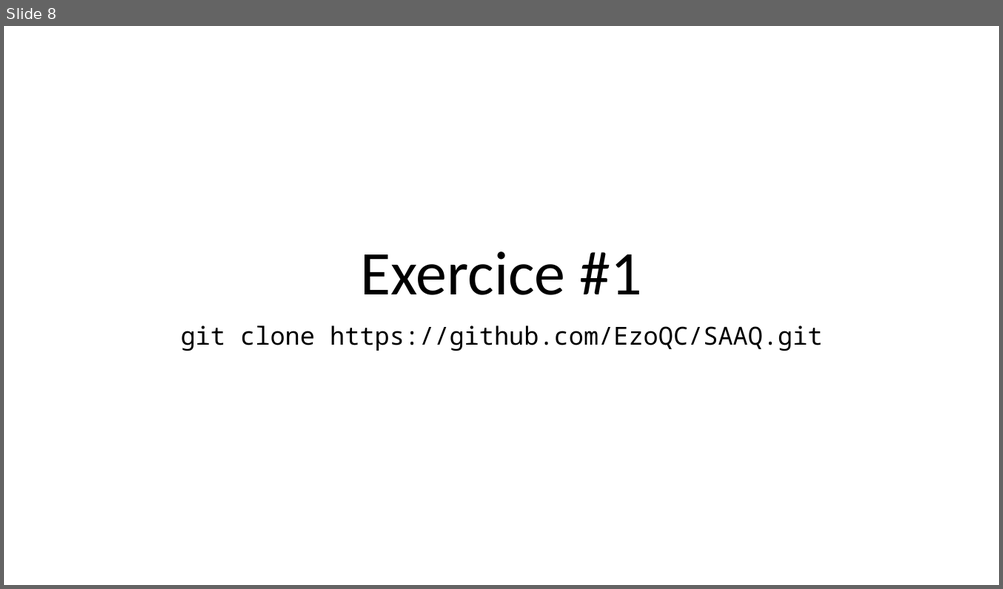
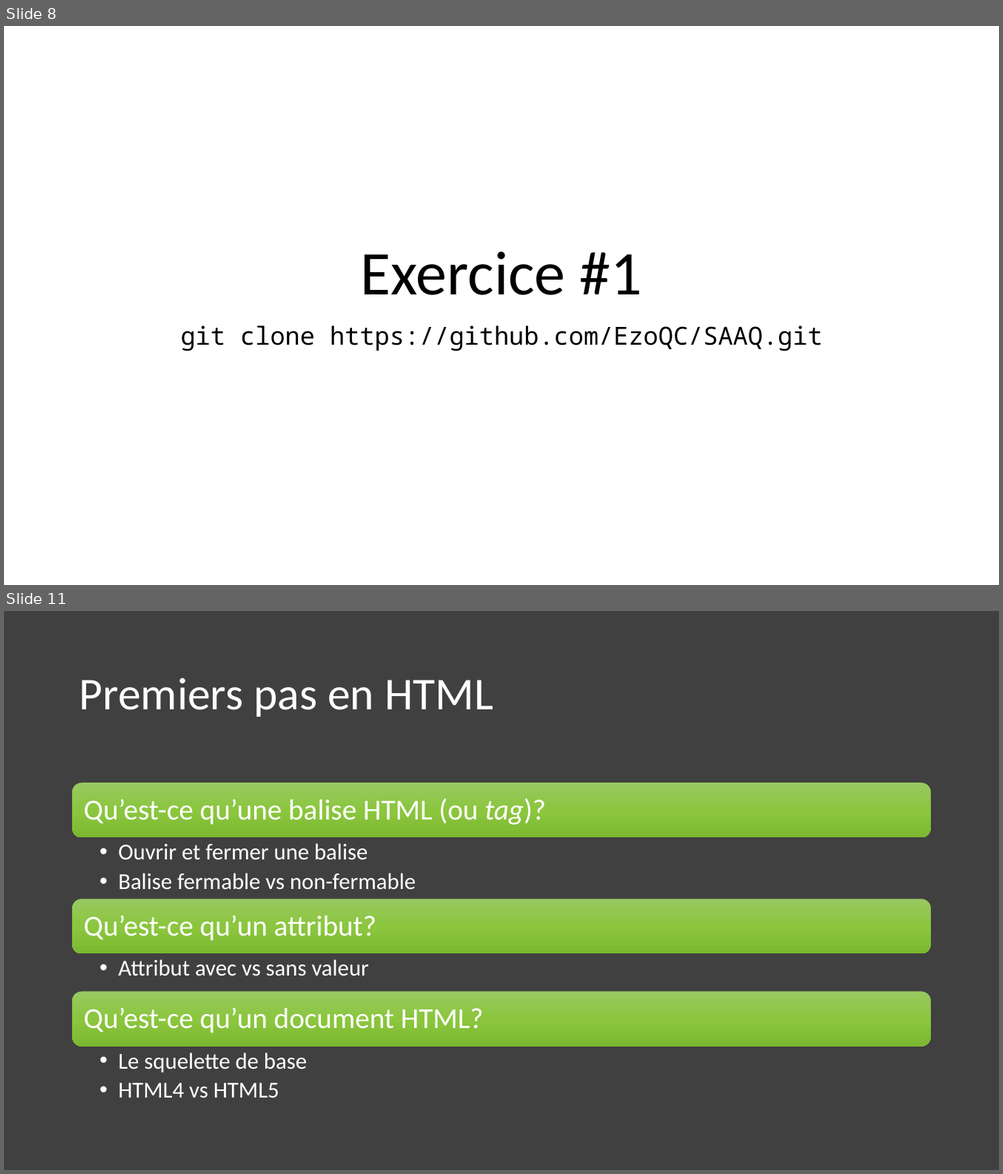
Before and after one commit to fragmatyc/SAAQ, a slide deck: HTML/1. Présentation/Cours HTML - v1.0.pptx. Shown one above the other, each under a label of ours: slide 8 before the commit, slides 8 and 11 after it; the slides between them are not shown. The pictures are 1003x589 and 1003x1174 pixels, drawn with LibreOffice and Linux fonts; fonts in the diff are those of the drawing. Boxes give left, top, right and bottom in pixels: in the first picture for what was removed or moved away, otherwise in the second. Text is boxed around its words. In the diff, an @@ line names an element or a change of style, - is before the commit and + after.

```diff
--- a/HTML/1. Présentation/Cours HTML - v1.0.pptx
+++ b/HTML/1. Présentation/Cours HTML - v1.0.pptx
@@ slide 11 added at (4,611,999,1170), background #404040 @@
@@ title added at (79,678,493,717), 44 pt, text #FFFFFF @@
+Premiers pas en HTML
@@ group added at (73,783,930,1099): 6 texts, 3 rounded rectangles @@
+Qu’est-ce qu’une balise HTML (ou tag)?
+  • Ouvrir et fermer une balise
+  • Balise fermable vs non-fermable
+Qu’est-ce qu’un attribut?
+  • Attribut avec vs sans valeur
+Qu’est-ce qu’un document HTML?
+  • Le squelette de base
+  • HTML4 vs HTML5
```
Also in this commit, not shown: 5 slides changed, 5 other slides added, 1 slide removed, 6 other files.
